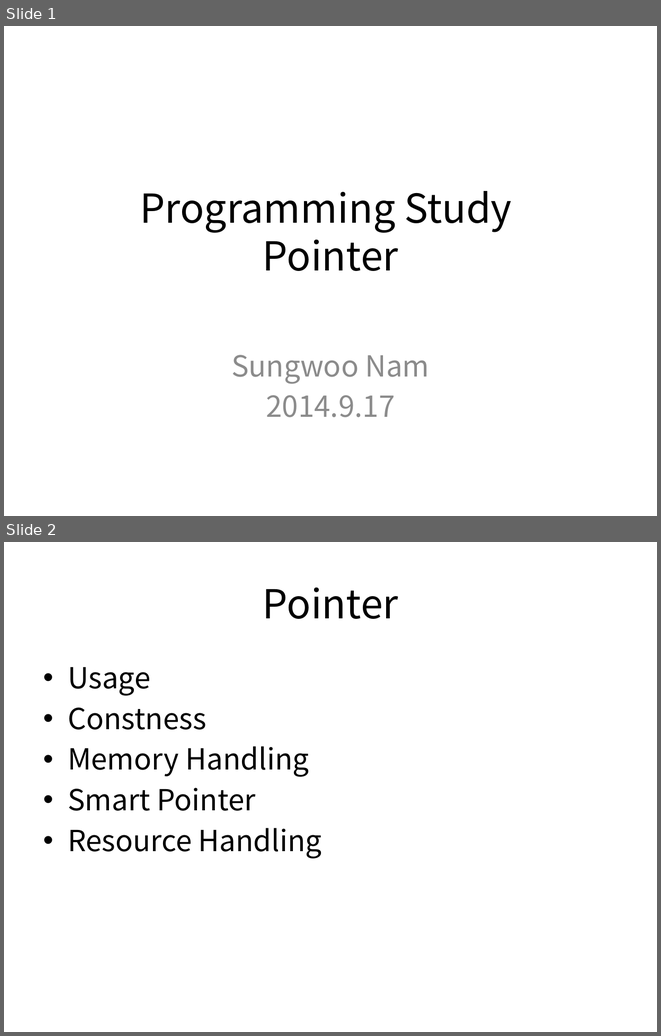
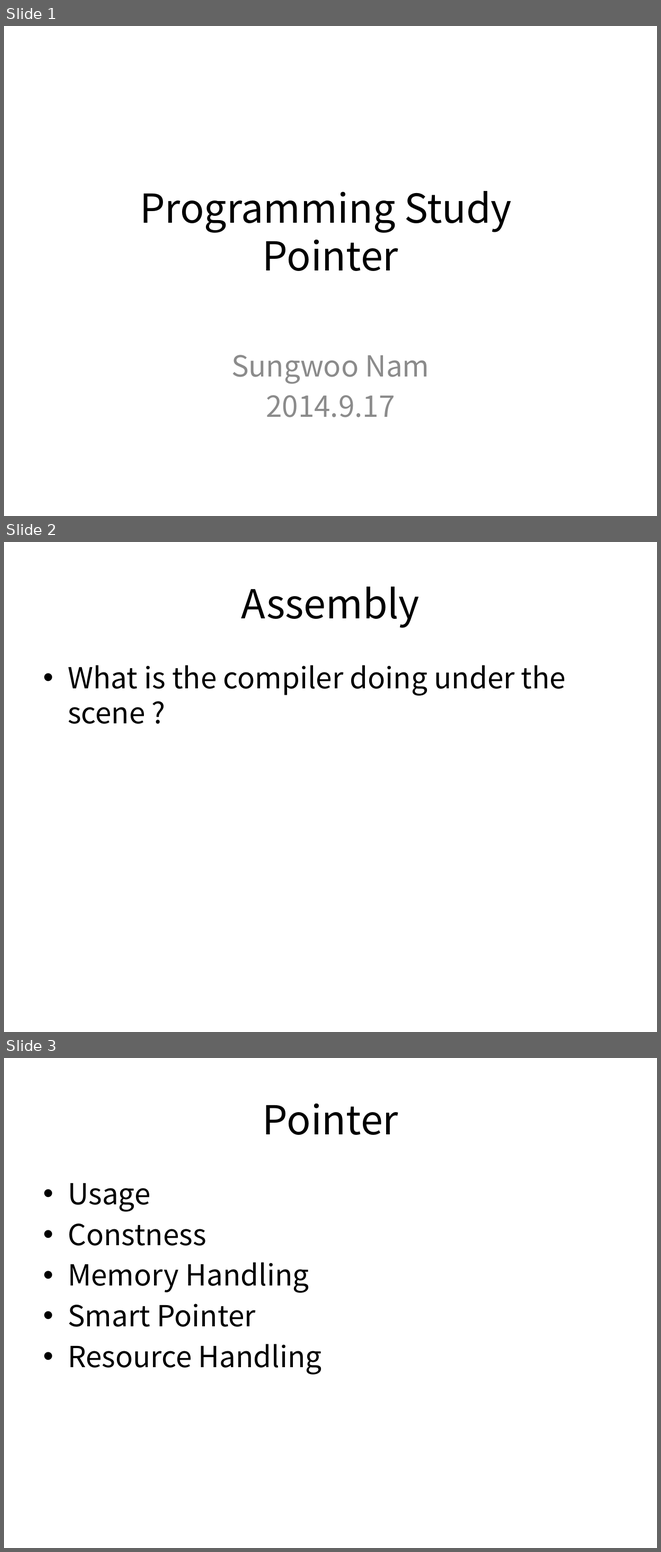
Before and after one commit to SungwooNam/ProgrammingStudy, a slide deck: src/Documents/Programming Study - Pointers.pptx. Shown one above the other, each under a label of ours: slides 1 and 2 before the commit, slides 1, 2 and 3 after it. The pictures are 661x1036 and 661x1552 pixels, drawn with LibreOffice and Linux fonts; fonts in the diff are those of the drawing. Boxes give left, top, right and bottom in pixels: in the first picture for what was removed or moved away, otherwise in the second. Text is boxed around its words. In the diff, an @@ line names an element or a change of style, - is before the commit and + after.

```diff
--- a/src/Documents/Programming Study - Pointers.pptx
+++ b/src/Documents/Programming Study - Pointers.pptx
@@ slide 2 added at box(4, 542, 657, 1032), background #FFFFFF @@
@@ title added at box(241, 587, 420, 628), 44 pt, text #000000 @@
+Assembly
@@ text added at box(68, 665, 566, 724), 32 pt, text #000000 @@
+• What is the compiler doing under the scene ?
@@ what was slide 2 is now slide 3 @@
```
Also in this commit, not shown: 4 other files.
